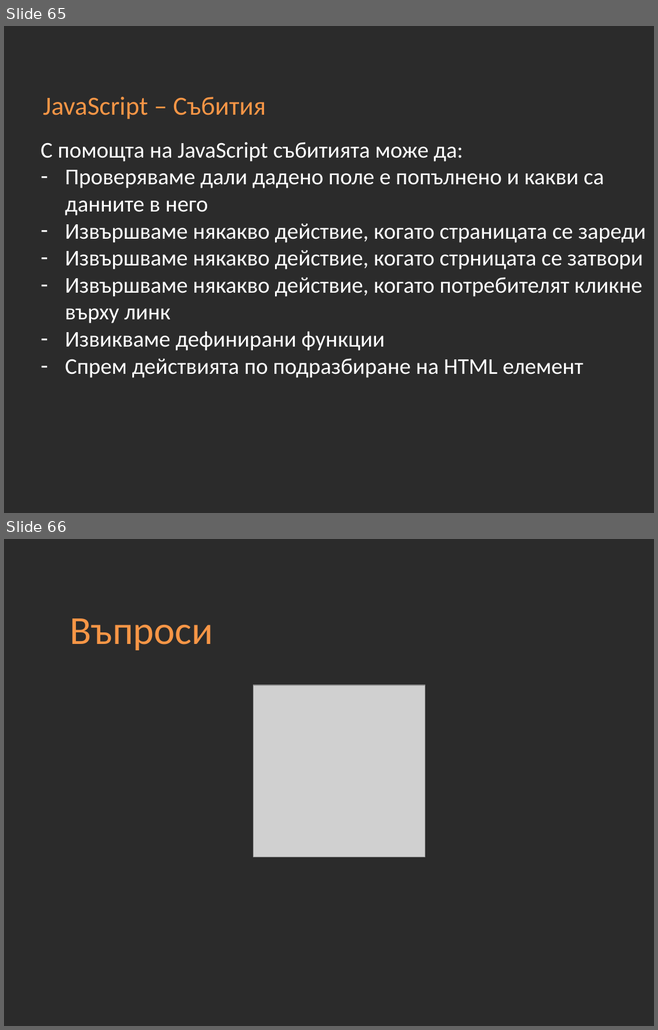
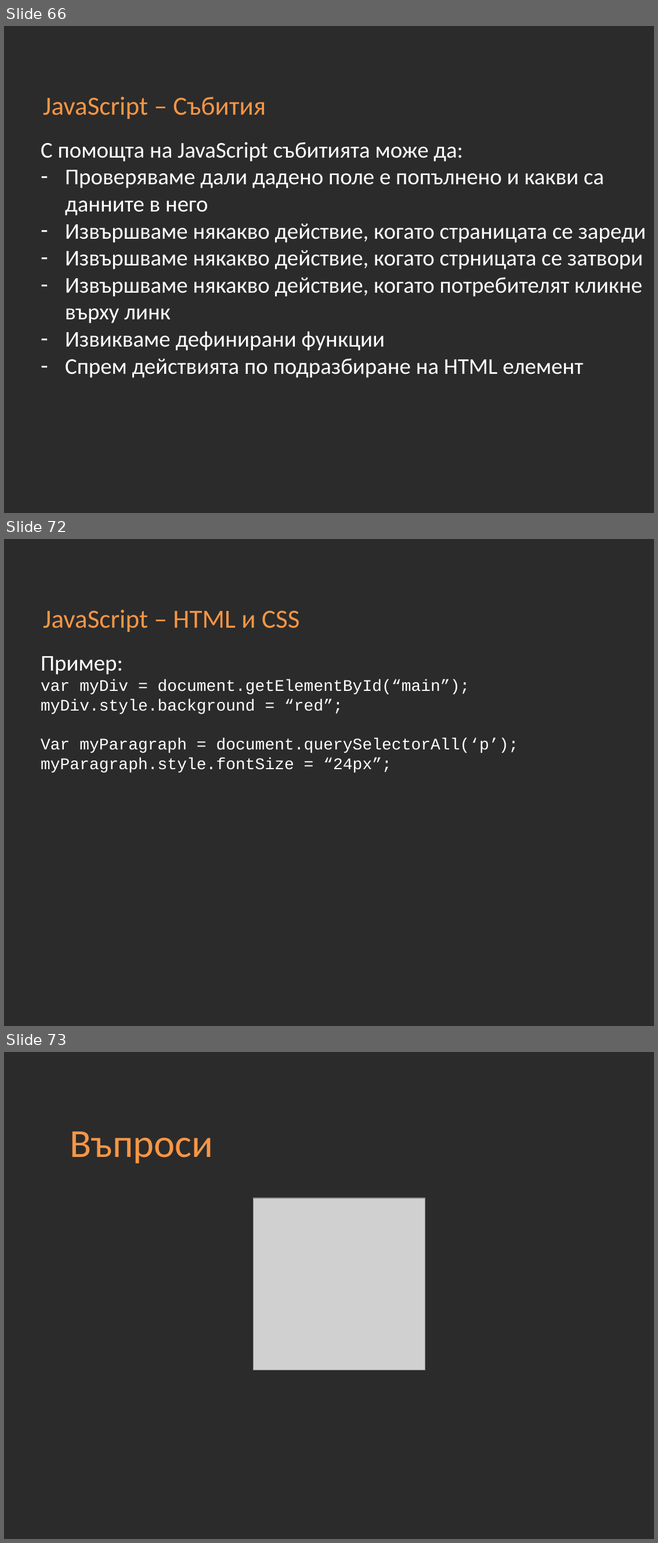
Before and after one commit to Academy-Soft-Intellect/Front-End-Course, a slide deck: 10-JavaScript-Basics.pptx. Shown one above the other, each under a label of ours: slides 65 and 66 before the commit, slides 66, 72 and 73 after it; the slides between them are not shown. The pictures are 658x1030 and 658x1543 pixels, drawn with LibreOffice and Linux fonts; fonts in the diff are those of the drawing; grey boxes stand for pictures; background and template pictures are left out; a plain dark background stands for a picture behind light text. Boxes give left, top, right and bottom in pixels: in the first picture for what was removed or moved away, otherwise in the second. Text is boxed around its words. In the diff, an @@ line names an element or a change of style, - is before the commit and + after.

```diff
--- a/10-JavaScript-Basics.pptx
+++ b/10-JavaScript-Basics.pptx
@@ slide 72 added at <box>4,539,654,1026</box>, background picture (left out) @@
@@ title added at <box>43,610,299,632</box>, 29 pt, text #F79646 @@
+JavaScript – HTML и CSS
@@ text added at <box>41,656,518,773</box>, 18 pt, text #FFFFFF @@
+Пример:
+var myDiv = document.getElementById(“main”);
+myDiv.style.background = “red”;
+Var myParagraph = document.querySelectorAll(‘p’);
+myParagraph.style.fontSize = “24px”;
@@ what was slide 65 is now slide 66 @@
@@ what was slide 66 is now slide 73 @@
```
Also in this commit, not shown: 6 other slides added.
